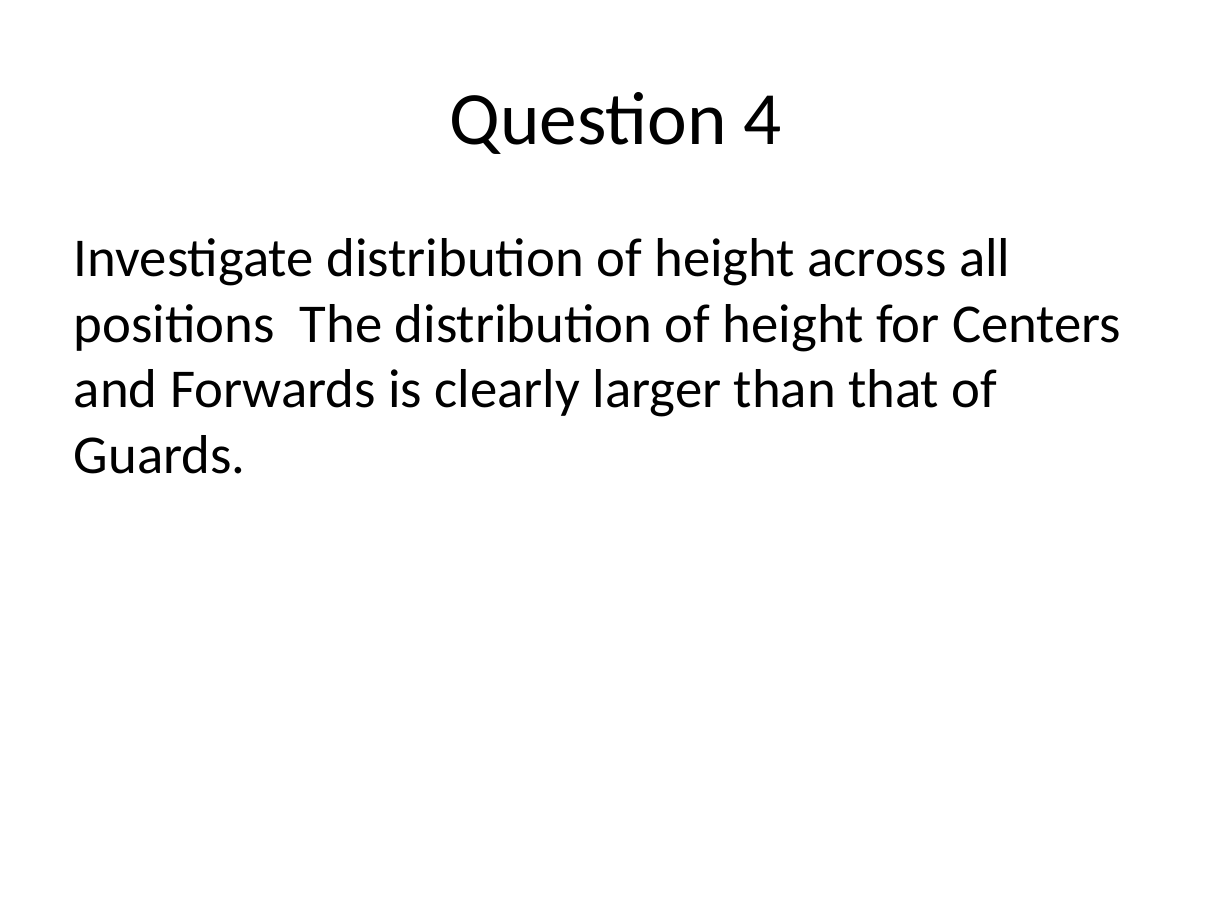
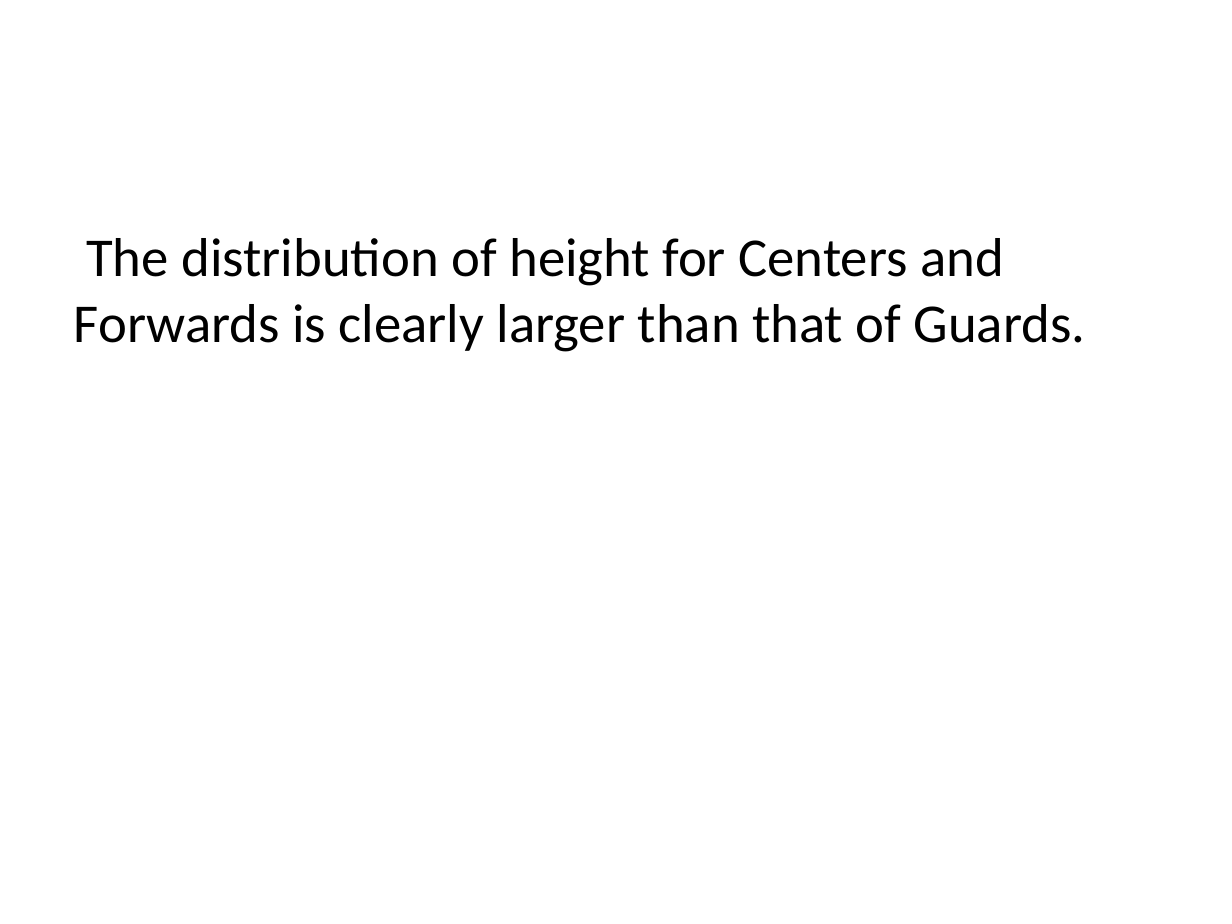
Before and after one commit to rmpalmer/MDS-6306-Doing-Data-Science-Fall-2019, a slide deck: slide 14 of Unit 2/Richard_Palmer_LiveSession_2.pptx (slide 6 before the commit). Drawn at 1232x924 pixels with LibreOffice and Linux fonts; fonts in the diff are those of the drawing. Boxes give left, top, right and bottom in pixels: in the first picture for what was removed or moved away, otherwise in the second. Text is boxed around its words. In the diff, an @@ line names an element or a change of style, - is before the commit and + after.

```diff
--- a/Unit 2/Richard_Palmer_LiveSession_2.pptx
+++ b/Unit 2/Richard_Palmer_LiveSession_2.pptx
@@ title removed at (449,92,782,154) @@
-Question 4
@@ text at (74,238,1086,352): text changed @@
-Investigate distribution of height across all positions The distribution of height for Centers and Forwards is clearly larger than that of Guards.
+The distribution of height for Centers and Forwards is clearly larger than that of Guards.
```
Also in this commit, not shown: 8 other slides changed, 18 slides added, 1 other file.
